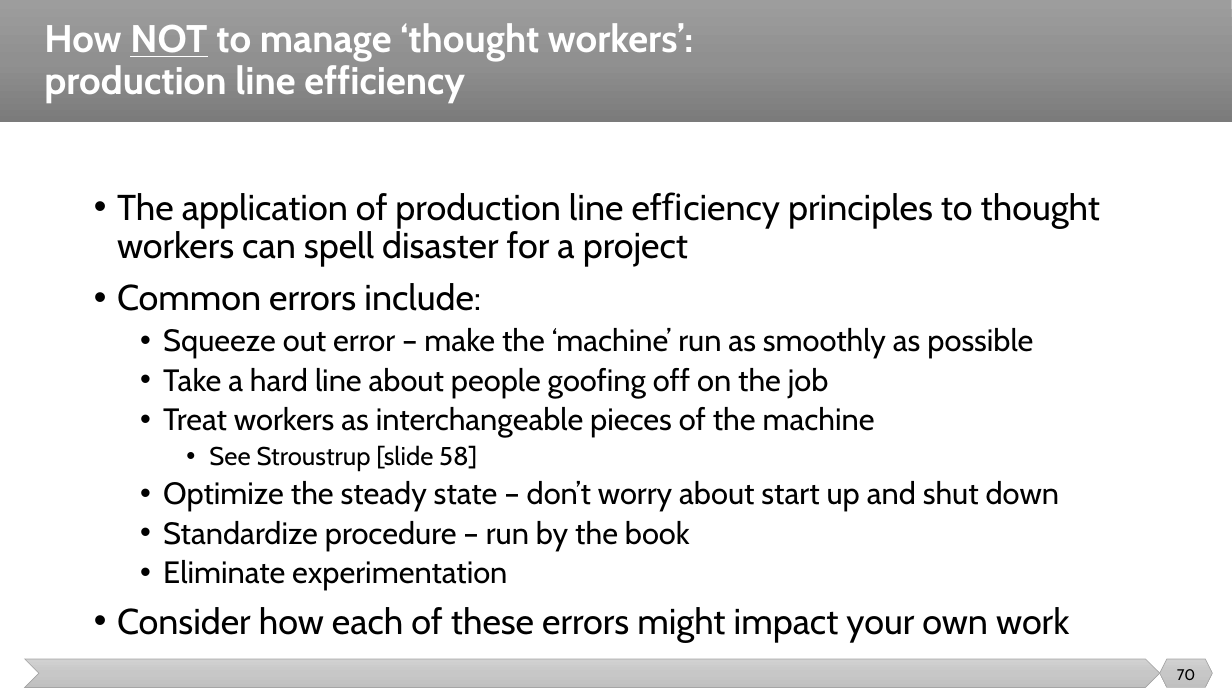
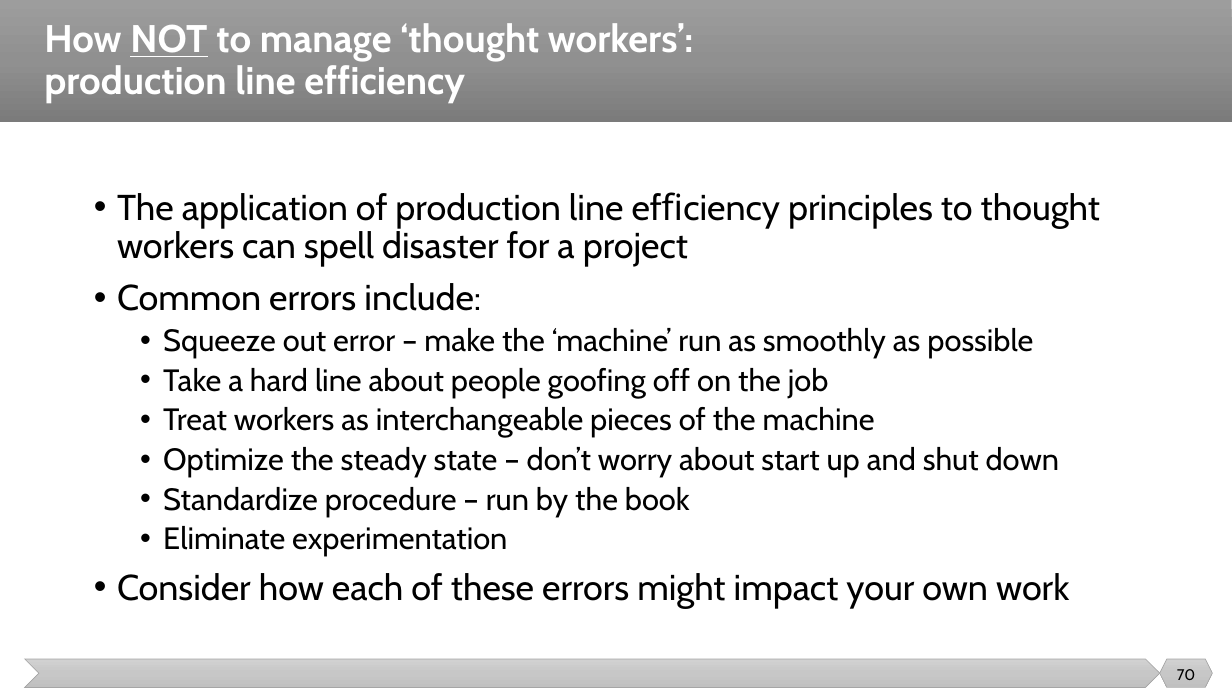
Before and after one commit to malenezi/malenezi, a slide deck: slide 70 of SE423/Lectures/3-Team/Team.pptx. Drawn at 1232x693 pixels with LibreOffice and Linux fonts; fonts in the diff are those of the drawing. Boxes give left, top, right and bottom in pixels: in the first picture for what was removed or moved away, otherwise in the second. Text is boxed around its words. In the diff, an @@ line names an element or a change of style, - is before the commit and + after.

```diff
--- a/SE423/Lectures/3-Team/Team.pptx
+++ b/SE423/Lectures/3-Team/Team.pptx
@@ text at (x1=209, y1=445, x2=477, y2=471): paragraph removed @@
-    • See Stroustrup [slide 58]
```
Also in this commit, not shown: 6 other slides changed.
